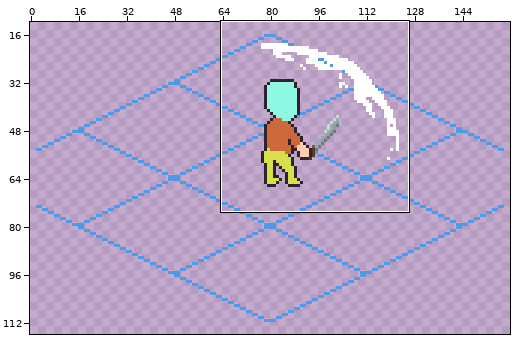
A pixel-art file gets an edit: Assets/Sprites/Units/Composite/base_unit.aseprite. The first picture is a wide view before the edit; the outline marks the close-up.
Close-up. As it was:
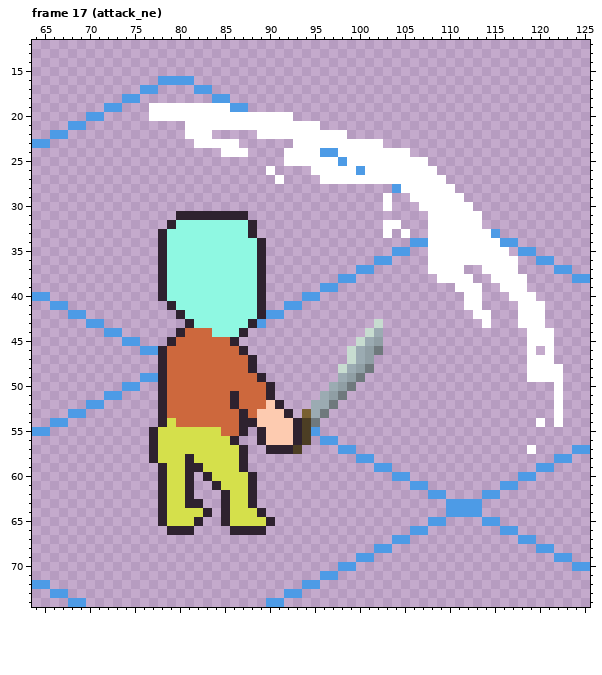
160x128 pixels, 26 frames. Shown: frame 17 (attack_ne): x 64..125, y 12..74. The wide view leaves out empty margins. The commit also changed other frames or places, which this record leaves out.
Once edited:
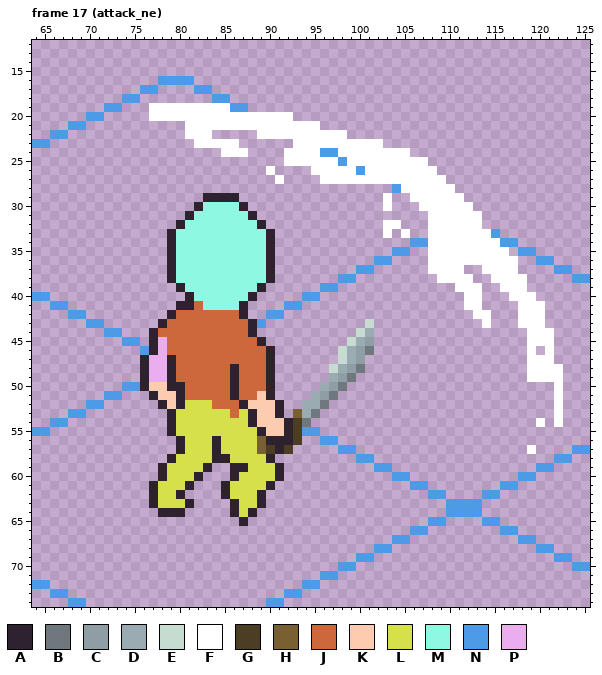
Palette (. is transparent): A #2e222f  B #6f797d  C #8f9ea4  D #9babb2  E #c7dcd0  F #ffffff  G #4c3e24  H #796032  J #cd683d  K #fdcbb0  L #d5e04b  M #8ff8e2  N #4d9be6  P #eaaded
What changed:
Changed rows in their new state; - is an unchanged pixel.
Frame 17 (attack_ne):
first column x 76:
29 -------AAAA----------------
30 ------AMMMMA---------------
31 ----.-MMMMMMA--------------
32 ---.A-------MA-------------
33 --.A--------MMA------------
34 --.A---------MA------------
35 --.A---------MA------------
36 --.A---------MA------------
37 --.A---------MA------------
38 --.A---------MA------------
39 --..A----------------------
40 --...A------A.-------------
41 ---.AAJ----A..-------------
42 ---AJJJJJJJA..-------------
43 --AJJJJJJJJJ-------------E.
44 -AJJJ---JJJJA-----------ED.
45 -APJ------JJJA---------EDC.
46 -AP--------JJJA-------EDCB.
47 APPA--------JJA-------EDC.-
48 APPA------A-JJA------EDCB.-
49 APPA------A--JA------DCB.--
50 AKKAA-----A---------DCB.---
51 -AKKA--------K-----DCB.----
52 ---KALLL--JAKK----D-B.-----
53 --.ALLLLLL-LA--A.HDB.------
54 --.ALLLLLLLL----AGB.-------
55 -..A-----LLLL---AGN--------
56 -...A---A-LLLHAAAG.--------
57 -...A---A--LLHG-G.---------
58 -..A-L--AA-LLLA------------
59 -----LLA..A-LLLA-----------
60 -----LA...A-LLLA-----------
61 -AL-----.A--LLA------------
62 -AL-A.------LA-------------
63 -AL---.--.A-LA-------------
64 ---AA...-.A-A.-------------
65 --.....--..A...------------
66 ---...----....-------------
